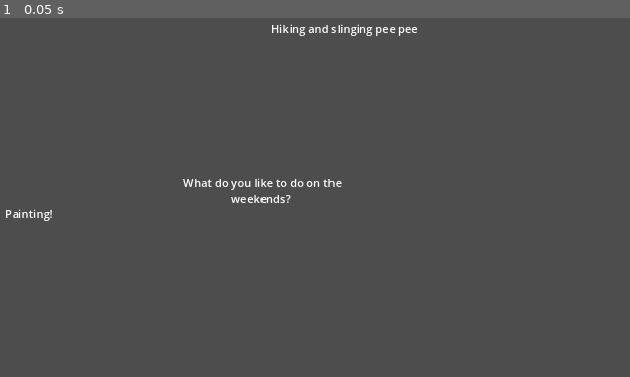
Above: before the commit, frame 1.
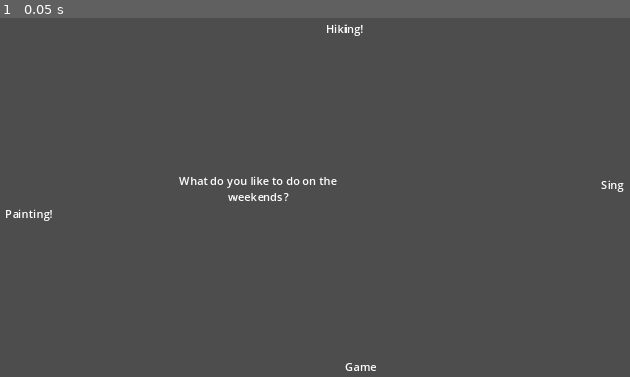
Above: after the commit, the same moment.

Repository: Bbubbee/GhostsInUs
Game: Godot game, scene res://scenes/main/main.tscn
Two runs of this game, one before a commit and one after it. Both use one fixed random seed, a clock stepped at 60 frames per second and the inputs below.
Inputs:
- Up to frame 1 (0.05 s): no input

The runs differ from the first frame. In frame 1, 0.9% of the frame differs, in the area x 28-100%, y 1-99%.

Commit message:
transfer

Diff:
--- a/assets/json/text.json
+++ b/assets/json/text.json
@@ -2,13 +2,16 @@
  	"character_1" : {
 		"1": {
 			"question": "What do you like to do on the weekends?",
-			"option_1": "Hiking and slinging pee pee",
-			"option_2": "Painting!"
+			"option_1": "Hiking!",
+			"option_2": "Painting!",
+			"option_3": "Sing",
+			"option_4": "Game"
 		},
 
 		"2": {
-			"option_1": "I like to spread my cheeks",
-			"option_2": "I like to freak with paint"
+			"question": "What is your favourite fruit?",
+			"option_1": "Mangoes!",
+			"option_2": "Watermelon!"
 		},
 	}
 }
--- a/scenes/main/dialogue_generator.gd
+++ b/scenes/main/dialogue_generator.gd
@@ -3,7 +3,9 @@
 const DIALOGUE_BUBBLE = preload("res://scenes/dialogue/dialogue_bubble.tscn")
 
 var current_character
-var current_question: int = 1
+var current_qna_index: int = 1
+var current_question
+@onready var question: RichTextLabel = $Question
 
 # Places to spawn the dialogue.
 @onready var dialogue_marker_1: Marker2D = $Markers/DialogueMarker1
@@ -15,7 +17,7 @@
 @onready var options: Node2D = $Options
 
 var active_option
-var active_string
+var active_string  # The string to be typed.
 
 # Index of the current char in the active_option
 var index: int = 0
@@ -27,13 +29,25 @@
 	var data = json.parse_string(file.get_as_text())
 	current_character = data["character_1"]
 
+	get_question()
+
+
+
+func get_question():
+	# Clear all current options.
+	for option in options.get_children():
+		option.queue_free()
+
+	# Get question.
+	question.text = "[center]" + current_character[str(current_qna_index)].get("question") + "[/center]"
+
+	# Get all dialogue options.
 	var i = 1
-	# Get all dialogue options
-	for option in current_character[str(current_question)]:
+	for option in current_character[str(current_qna_index)]:
 		# This is the question, not an option.
 		if str(option) == "question": continue
 
-		var dialogue_string = current_character[str(current_question)][str(option)]
+		var dialogue_string = current_character[str(current_qna_index)][str(option)]
 		var dialogue_bubble = DIALOGUE_BUBBLE.instantiate()
 		match i:
 			1:
@@ -72,3 +86,10 @@
 				## Advance to the next character
 				active_option.text = Globals.format_string(index, active_string)
 				index = min(index+1, active_string.length())
+
+				# Reached end of active_string.
+				if index == active_string.length():
+					print("end of sentence reached")
+					current_qna_index += 1
+					index = 0
+					get_question()
--- a/scenes/main/main.tscn
+++ b/scenes/main/main.tscn
@@ -23,7 +23,18 @@
 [node name="DialogueGenerator" type="Node2D" parent="."]
 script = ExtResource("2_kgr3w")
 
+[node name="Question" type="RichTextLabel" parent="DialogueGenerator"]
+offset_left = 440.0
+offset_top = 281.0
+offset_right = 704.0
+offset_bottom = 348.0
+bbcode_enabled = true
+text = "Test question"
+
 [node name="Markers" type="Node2D" parent="DialogueGenerator"]
+
+[node name="Question" type="Marker2D" parent="DialogueGenerator/Markers"]
+position = Vector2(578, 549)
 
 [node name="DialogueMarker1" type="Marker2D" parent="DialogueGenerator/Markers"]
 position = Vector2(554, 62)
@@ -38,11 +49,3 @@
 position = Vector2(578, 549)
 
 [node name="Options" type="Node2D" parent="DialogueGenerator"]
-
-[node name="RichTextLabel" type="RichTextLabel" parent="."]
-offset_left = 446.0
-offset_top = 283.0
-offset_right = 710.0
-offset_bottom = 350.0
-bbcode_enabled = true
-text = "[center]What do you like to do on the weekends? [/center]"
